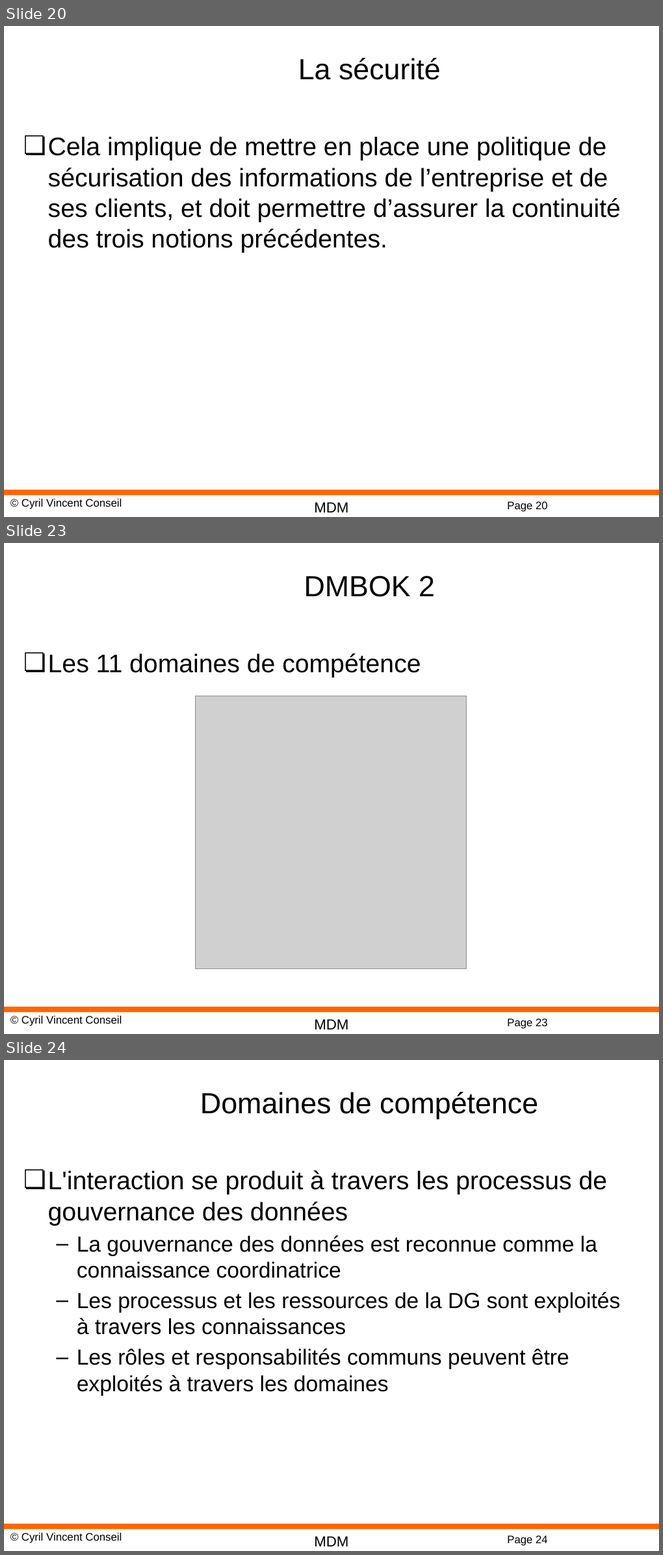
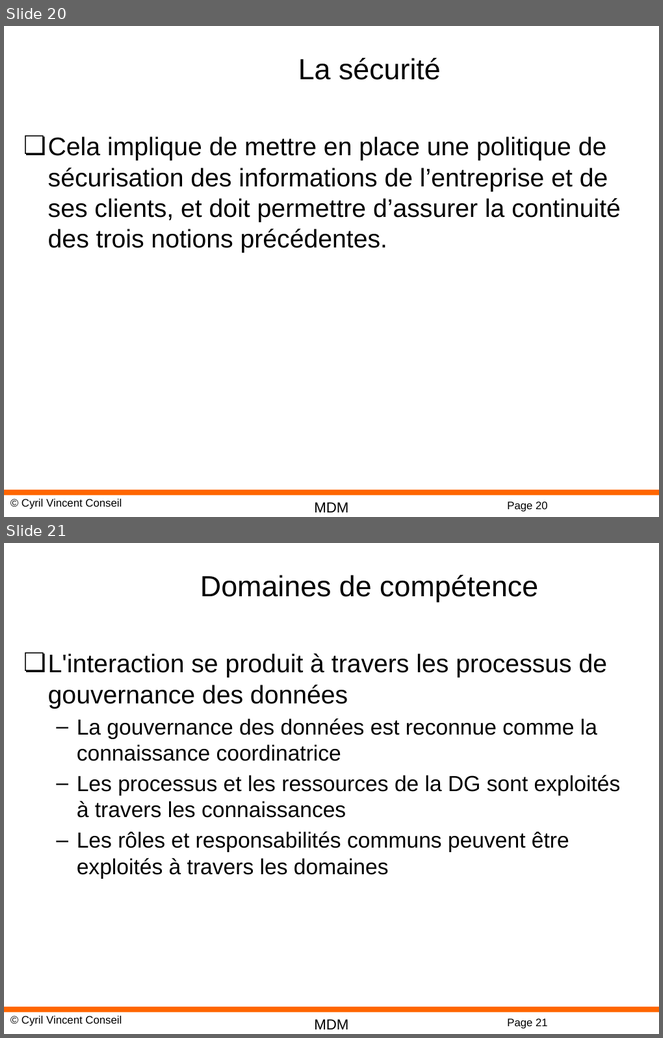
Before and after one commit to cyrilvincent/mdm, a slide deck: DM03-Governance.pptx. Shown one above the other, each under a label of ours: slides 20, 23 and 24 before the commit, slides 20 and 21 after it; the slides between them are not shown. The pictures are 663x1555 and 663x1038 pixels, drawn with LibreOffice and Linux fonts; fonts in the diff are those of the drawing; grey boxes stand for pictures; background and template pictures are left out. Boxes give left, top, right and bottom in pixels: in the first picture for what was removed or moved away, otherwise in the second. Text is boxed around its words. In the diff, an @@ line names an element or a change of style, - is before the commit and + after.

```diff
--- a/DM03-Governance.pptx
+++ b/DM03-Governance.pptx
@@ slide 23 removed at box(4, 543, 659, 1034), background #FFFFFF; not listed: 4 template elements that a slide beside it also shows @@
@@ title removed at box(304, 575, 435, 597) @@
-DMBOK 2
@@ text removed at box(48, 653, 421, 678) @@
-❏ Les 11 domaines de compétence
@@ picture removed at box(195, 696, 467, 969) @@
@@ what was slide 24 is now slide 21 @@
@@ page number at box(507, 1019, 548, 1029): text changed @@
-Page 24
+Page 21
```
Also in this commit, not shown: 1 slide changed, 1 slide added, 2 other slides removed, 12 other files.
